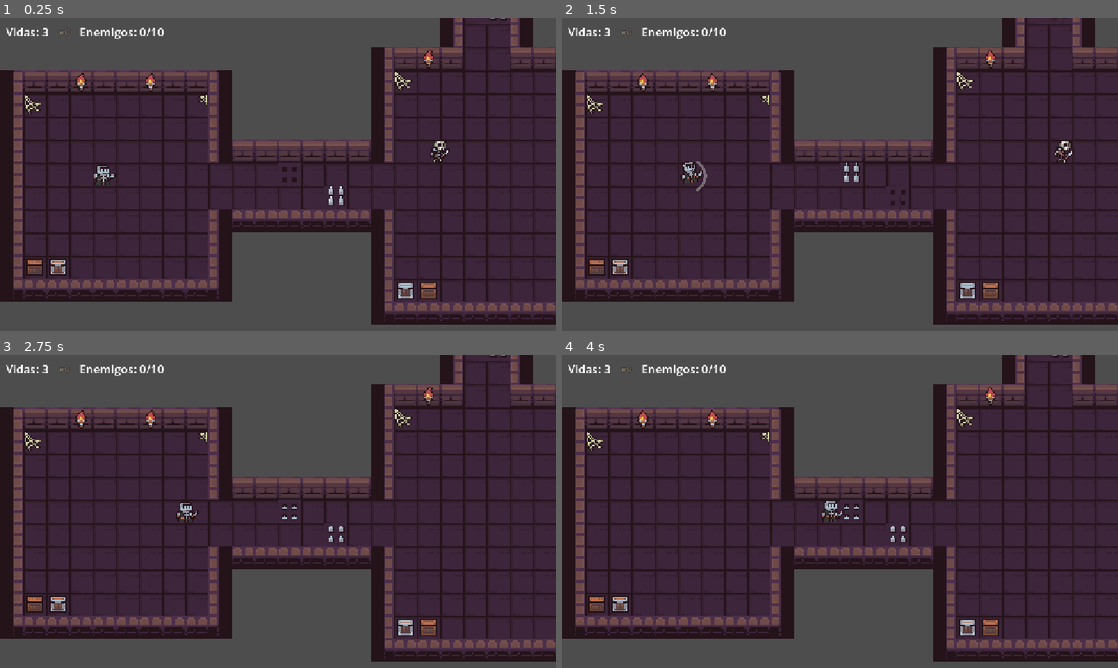
Above: before the commit, frames 1-4 (two rows, left to right).
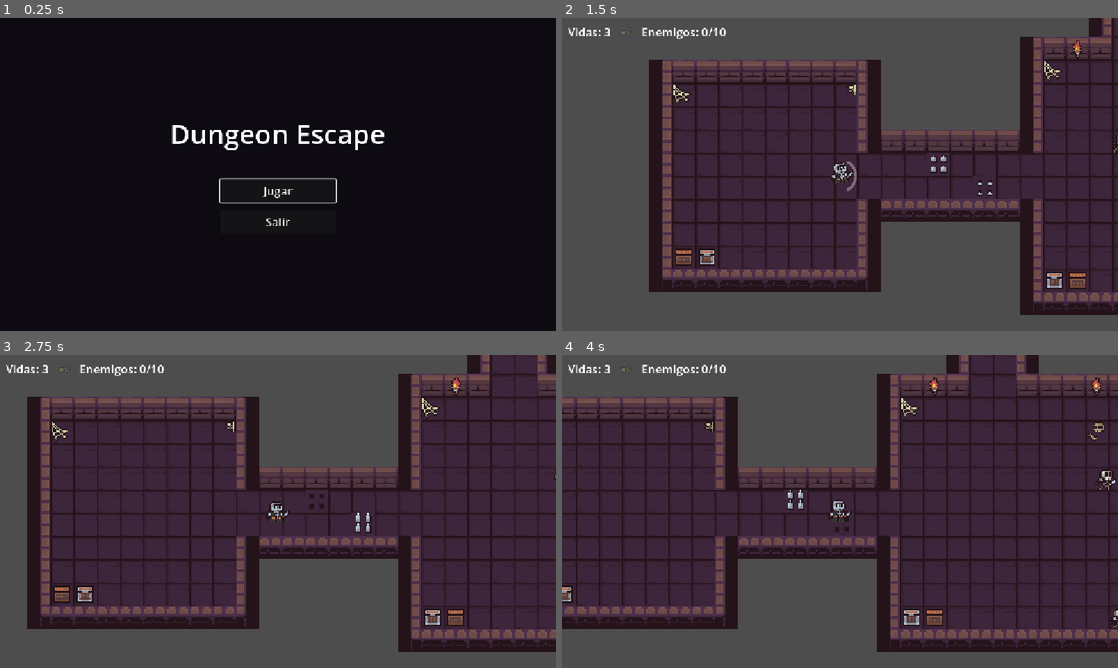
Above: after the commit, the same moments.

Repository: Thegreenmarshadow/dungeon-escape
Game: Godot game, scene res://scenes/MainMenu.tscn
The game is run twice, just before and just after one commit, with the same random seed, the same clock (stepped at 60 frames per second) and the same inputs. Before the commit the project starts from res://scenes/Level.tscn.
Inputs (mouse positions are in pixels of both pictures, inside the frame that each line leads up to):
- Up to frame 1 (0.25 s): no input
- Up to frame 2 (1.5 s): click (840, 190) at 0.5 s, where only the run after the commit has a clickable "Jugar"; tap Enter at 1.25 s; move the mouse to (962, 158) at 1.27 s; hold Right (move_right) from 1.28 s (still down); tap Space (attack) at 1.35 s; click (962, 158) at 1.42 s
- Up to frame 3 (2.75 s): release Right (move_right) at 2 s; drag from (166, 527) to (289, 511) at 2.02 s
- Up to frame 4 (4 s): move the mouse to (895, 442) at 2.77 s; hold Right (move_right) 2.78-3.5 s; tap Space (attack) at 2.85 s; drag from (812, 574) to (895, 533) at 3.52 s

The runs differ from the first frame. In frame 1, 85% of the frame differs, in the area x 0-100%, y 0-100%; in frame 2, 49%; in frame 3, 36%; in frame 4, 39%.

Commit message:
feat(menu): add main menu, Game autoload and end-screen flow
Add MainMenu as the main scene and a Game autoload that owns lives,
score and level progression. The HUD end screen now shows an action
button (next level / back to menu) instead of the restart hint.

Diff:
--- a/project.godot
+++ b/project.godot
@@ -11,13 +11,14 @@
 [application]
 
 config/name="New Game Project"
-run/main_scene="res://scenes/Level.tscn"
+run/main_scene="res://scenes/MainMenu.tscn"
 config/features=PackedStringArray("4.7", "Mobile")
 config/icon="res://icon.svg"
 
 [autoload]
 
 _mcp_game_helper="*res://addons/godot_ai/runtime/game_helper.gd"
+Game="*res://scripts/game.gd"
 
 [display]
 
--- a/scenes/HUD.tscn
+++ b/scenes/HUD.tscn
@@ -92,8 +92,9 @@
 theme_override_font_sizes/font_size = 28
 horizontal_alignment = 1
 
-[node name="RestartHint" type="Label" parent="EndScreen/VBox"]
+[node name="ActionButton" type="Button" parent="EndScreen/VBox"]
+unique_name_in_owner = true
+custom_minimum_size = Vector2(240, 48)
 layout_mode = 2
+size_flags_horizontal = 4
 theme_override_font_sizes/font_size = 24
-text = "Pulsa R para reiniciar"
-horizontal_alignment = 1
--- a/scenes/Level.tscn
+++ b/scenes/Level.tscn
@@ -18,7 +18,7 @@
 script = ExtResource("1_faw0r")
 
 [node name="Dungeon" type="TileMapLayer" parent="." unique_id=410812055]
-tile_map_data = PackedByteArray("AAATAAAAAAACAAAAAAAUAAAAAAA …(17215 unchanged characters)… ABAAEAAAAVAAwAAAABAAEAAAAVAA0AAAABAAEAAAA=")
+tile_map_data = PackedByteArray("AAATAAAAAAACAAAAAAAUAAAAAAA …(17215 unchanged characters)… ABAAEAAAAVAAwAAAABAAEAAAAVAA0AAAABAAEAAAD7/y4AAAAJAAIAAABKAOn/AAAJAAIAAAA=")
 tile_set = ExtResource("1_uhqny")
 
 [node name="Props" type="TileMapLayer" parent="." unique_id=2126324601]
@@ -28,10 +28,10 @@
 [node name="Decor" type="Node2D" parent="." unique_id=1135395133]
 
 [node name="Torch01" parent="Decor" unique_id=696655985 instance=ExtResource("3_ax7ne")]
-position = Vector2(56, 248)
+position = Vector2(900, 93)
 
 [node name="Torch02" parent="Decor" unique_id=1308517968 instance=ExtResource("3_ax7ne")]
-position = Vector2(104, 248)
+position = Vector2(948, 93)
 
 [node name="Torch03" parent="Decor" unique_id=2134736982 instance=ExtResource("3_ax7ne")]
 position = Vector2(280, 8)
@@ -122,7 +122,7 @@
 start_frame = 3
 
 [node name="Player" parent="." unique_id=265600541 instance=ExtResource("2_k5jlv")]
-position = Vector2(72, 312)
+position = Vector2(116, 319)
 
 [node name="Key" parent="." unique_id=1797790524 instance=ExtResource("3_qifjx")]
 position = Vector2(728, 344)
@@ -139,7 +139,7 @@
 patrol_offset = Vector2(144, 0)
 
 [node name="Skeleton02" parent="Enemies" unique_id=1981267782 instance=ExtResource("5_4qegb")]
-position = Vector2(408, 264)
+position = Vector2(425, 322)
 patrol_offset = Vector2(0, 112)
 
 [node name="ReaperBoss" parent="Enemies" unique_id=561186577 instance=ExtResource("12_m0xki")]
--- /dev/null
+++ b/scenes/MainMenu.tscn
@@ -0,0 +1,57 @@
+[gd_scene format=3]
+
+[ext_resource type="Script" path="res://scripts/main_menu.gd" id="1_script"]
+
+[node name="MainMenu" type="Control"]
+layout_mode = 3
+anchors_preset = 15
+anchor_right = 1.0
+anchor_bottom = 1.0
+grow_horizontal = 2
+grow_vertical = 2
+script = ExtResource("1_script")
+
+[node name="Background" type="ColorRect" parent="."]
+layout_mode = 1
+anchors_preset = 15
+anchor_right = 1.0
+anchor_bottom = 1.0
+grow_horizontal = 2
+grow_vertical = 2
+color = Color(0.05, 0.04, 0.07, 1)
+
+[node name="VBox" type="VBoxContainer" parent="."]
+layout_mode = 1
+anchors_preset = 15
+anchor_right = 1.0
+anchor_bottom = 1.0
+grow_horizontal = 2
+grow_vertical = 2
+theme_override_constants/separation = 16
+alignment = 1
+
+[node name="Title" type="Label" parent="VBox"]
+layout_mode = 2
+theme_override_font_sizes/font_size = 56
+text = "Dungeon Escape"
+horizontal_alignment = 1
+
+[node name="Spacer" type="Control" parent="VBox"]
+custom_minimum_size = Vector2(0, 24)
+layout_mode = 2
+
+[node name="PlayButton" type="Button" parent="VBox"]
+unique_name_in_owner = true
+custom_minimum_size = Vector2(240, 48)
+layout_mode = 2
+size_flags_horizontal = 4
+theme_override_font_sizes/font_size = 24
+text = "Jugar"
+
+[node name="QuitButton" type="Button" parent="VBox"]
+unique_name_in_owner = true
+custom_minimum_size = Vector2(240, 48)
+layout_mode = 2
+size_flags_horizontal = 4
+theme_override_font_sizes/font_size = 24
+text = "Salir"
--- /dev/null
+++ b/scripts/game.gd
@@ -0,0 +1,63 @@
+extends Node
+## Estado global de la partida. Se registra como Autoload ("Game") para que
+## sobreviva a los cambios de escena: el nivel, el menú y las pantallas finales
+## leen y escriben acá en lugar de guardar estos datos ellos mismos.
+
+## Vidas con las que empieza cada partida nueva.
+const STARTING_LIVES := 3
+## Puntos por cada enemigo eliminado.
+const POINTS_PER_KILL := 10
+## Puntos por cada nivel superado.
+const POINTS_PER_LEVEL := 100
+
+const MENU_SCENE := "res://scenes/MainMenu.tscn"
+const LEVEL_SCENE := "res://scenes/Level.tscn"
+
+## Nivel que se está jugando, empezando en 1.
+var current_level: int = 1
+## Vidas restantes; se conservan entre niveles.
+var lives: int = STARTING_LIVES
+## Enemigos eliminados en toda la partida.
+var enemies_killed: int = 0
+var score: int = 0
+
+
+## Reinicia todo el estado para empezar una partida desde el nivel 1.
+func new_game() -> void:
+	current_level = 1
+	lives = STARTING_LIVES
+	enemies_killed = 0
+	score = 0
+
+
+func register_kill() -> void:
+	enemies_killed += 1
+	score += POINTS_PER_KILL
+
+
+## Suma los puntos del nivel superado y avanza al siguiente.
+func complete_level() -> void:
+	score += POINTS_PER_LEVEL
+	current_level += 1
+
+
+## Empieza una partida nueva desde el nivel 1.
+func start_new_game() -> void:
+	new_game()
+	start_level()
+
+
+## Carga el nivel actual. Por ahora todos los niveles usan el mismo mapa.
+func start_level() -> void:
+	_change_scene(LEVEL_SCENE)
+
+
+func go_to_menu() -> void:
+	_change_scene(MENU_SCENE)
+
+
+func _change_scene(path: String) -> void:
+	# Las pantallas finales pausan el juego; la escena nueva debe arrancar
+	# sin pausa.
+	get_tree().paused = false
+	get_tree().change_scene_to_file(path)
--- a/scripts/hud.gd
+++ b/scripts/hud.gd
@@ -3,8 +3,8 @@
 ## y pantallas de fin de partida. Solo muestra información; el nivel decide
 ## cuándo actualizarla.
 
-## Se emite cuando el jugador pide reiniciar desde una pantalla de fin de partida.
-signal restart_requested
+## Se emite al pulsar el botón de la pantalla de fin de partida.
+signal action_pressed
 
 @onready var lives_label: Label = %LivesLabel
 @onready var key_icon: TextureRect = %KeyIcon
@@ -14,19 +14,15 @@
 @onready var end_screen: Control = %EndScreen
 @onready var end_title: Label = %EndTitle
 @onready var end_stats: Label = %EndStats
+@onready var action_button: Button = %ActionButton
 
 
 func _ready() -> void:
 	end_screen.hide()
 	message_label.hide()
 	message_timer.timeout.connect(message_label.hide)
+	action_button.pressed.connect(action_pressed.emit)
 	set_has_key(false)
-
-
-func _unhandled_input(event: InputEvent) -> void:
-	# Solo se puede reiniciar cuando hay una pantalla de fin de partida visible.
-	if end_screen.visible and event.is_action_pressed("restart"):
-		restart_requested.emit()
 
 
 func set_lives(lives: int) -> void:
@@ -50,10 +46,14 @@
 
 
 ## Muestra la pantalla de fin de partida. details es una línea opcional
-## debajo del título (por ejemplo, las estadísticas de la partida).
-func show_end_screen(title: String, details: String = "") -> void:
+## debajo del título (por ejemplo, las estadísticas de la partida) y
+## action_text es el texto del botón, que emite action_pressed.
+func show_end_screen(title: String, details: String, action_text: String) -> void:
 	message_label.hide()
 	end_title.text = title
 	end_stats.text = details
 	end_stats.visible = not details.is_empty()
+	action_button.text = action_text
 	end_screen.show()
+	# Con el foco en el botón se puede continuar con Enter o Espacio.
+	action_button.grab_focus()
--- a/scripts/level.gd
+++ b/scripts/level.gd
@@ -1,6 +1,6 @@
 extends Node2D
 ## Coordina el nivel: conecta al jugador, la puerta y los enemigos con la
-## interfaz y maneja el fin de la partida (victoria, derrota y reinicio).
+## interfaz y maneja el fin del nivel (superado o derrota).
 
 @onready var dungeon: TileMapLayer = $Dungeon
 @onready var player: CharacterBody2D = $Player
@@ -14,8 +14,12 @@
 func _ready() -> void:
 	_fit_camera_to_map()
 
-	# Estado inicial de la interfaz. El jugador y los enemigos ya ejecutaron
-	# su _ready, porque Godot inicializa a los hijos antes que al padre.
+	# Las vidas vienen del estado global, así se conservan entre niveles.
+	# Se asignan acá porque el jugador ya ejecutó su _ready: Godot inicializa
+	# a los hijos antes que al padre.
+	player.lives = Game.lives
+
+	# Estado inicial de la interfaz.
 	hud.set_lives(player.lives)
 	hud.set_has_key(player.has_key)
 
@@ -26,28 +30,42 @@
 		enemy.died.connect(_on_enemy_died)
 	hud.set_kills(_enemies_killed, _enemies_total)
 
-	player.lives_changed.connect(hud.set_lives)
+	player.lives_changed.connect(_on_lives_changed)
 	player.key_collected.connect(hud.set_has_key.bind(true))
-	player.died.connect(_end_game.bind("Game Over", ""))
+	player.died.connect(_on_player_died)
 	exit_door.player_escaped.connect(_on_player_escaped)
 	exit_door.locked_touched.connect(hud.show_message.bind("Necesitas la llave"))
-	hud.restart_requested.connect(_restart)
+
+
+func _on_lives_changed(lives: int) -> void:
+	Game.lives = lives
+	hud.set_lives(lives)
 
 
 func _on_enemy_died(_enemy: EnemyBase) -> void:
+	# El conteo local es del nivel (para el HUD); el global suma puntos.
 	_enemies_killed += 1
+	Game.register_kill()
 	hud.set_kills(_enemies_killed, _enemies_total)
 
 
-func _on_player_escaped() -> void:
-	var stats := "Enemigos eliminados: %d/%d" % [_enemies_killed, _enemies_total]
-	_end_game("¡Escapaste!", stats)
+func _on_player_died() -> void:
+	_end_level("Game Over", "Puntos: %d" % Game.score, "Volver al menú", Game.go_to_menu)
 
 
-## Pausa el juego y muestra la pantalla final.
-## La interfaz sigue funcionando en pausa para poder reiniciar.
-func _end_game(title: String, details: String) -> void:
-	hud.show_end_screen(title, details)
+func _on_player_escaped() -> void:
+	var completed_level := Game.current_level
+	Game.complete_level()
+	var stats := "Nivel %d · Enemigos eliminados: %d/%d\nPuntos: %d" % [
+		completed_level, _enemies_killed, _enemies_total, Game.score]
+	_end_level("¡Nivel superado!", stats, "Siguiente nivel", Game.start_level)
+
+
+## Pausa el juego y muestra la pantalla final. El botón de la pantalla
+## ejecuta action. La interfaz sigue funcionando en pausa.
+func _end_level(title: String, details: String, action_text: String, action: Callable) -> void:
+	hud.show_end_screen(title, details, action_text)
+	hud.action_pressed.connect(action, CONNECT_ONE_SHOT)
 	get_tree().paused = true
 
 
@@ -62,8 +80,3 @@
 	camera.limit_top = used.position.y * tile_size.y
 	camera.limit_right = used.end.x * tile_size.x
 	camera.limit_bottom = used.end.y * tile_size.y
-
-
-func _restart() -> void:
-	get_tree().paused = false
-	get_tree().reload_current_scene()
--- /dev/null
+++ b/scripts/main_menu.gd
@@ -0,0 +1,12 @@
+extends Control
+## Pantalla de inicio: primera escena del juego.
+
+@onready var play_button: Button = %PlayButton
+@onready var quit_button: Button = %QuitButton
+
+
+func _ready() -> void:
+	play_button.pressed.connect(Game.start_new_game)
+	quit_button.pressed.connect(get_tree().quit)
+	# Con el foco en "Jugar" el menú también se maneja con el teclado.
+	play_button.grab_focus()
Not shown, added: scripts/game.gd.uid
Not shown, added: scripts/main_menu.gd.uid
